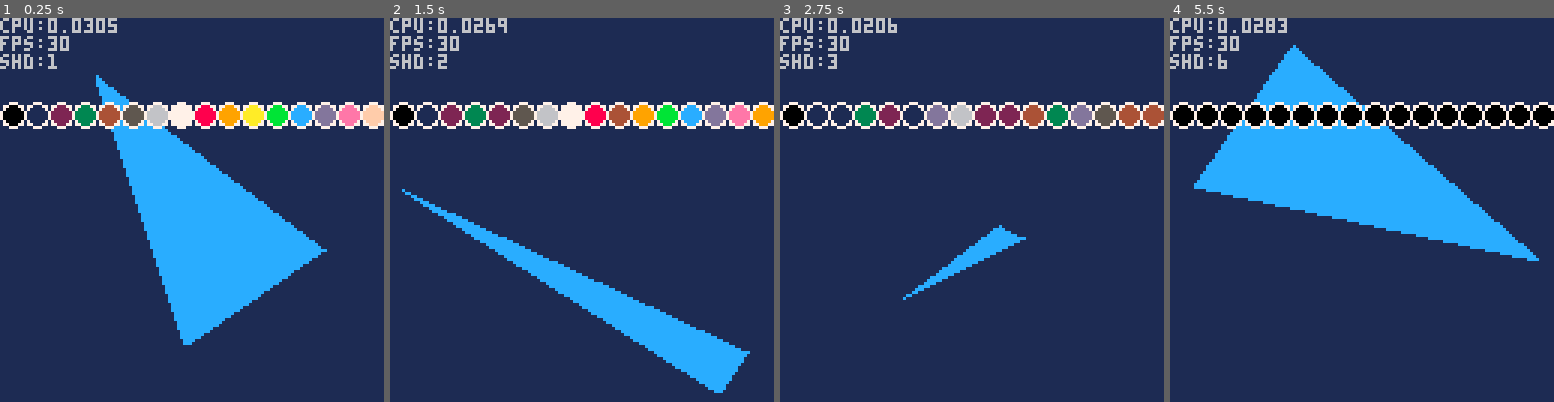
Above: before the commit, frames 1-4 (left to right).
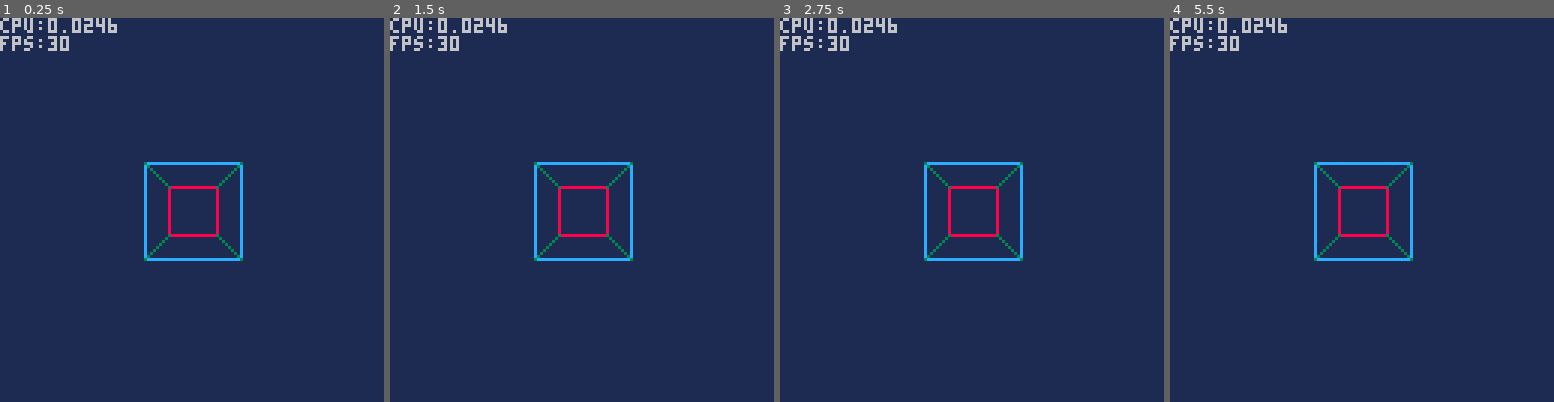
Above: after the commit, the same moments.

Repository: RobertCurry0216/pico-8
Game: PICO-8 cartridge gfs/main.p8
Same seed, same stepped clock (60 frames per second), same inputs: the game is played once before the commit and once after it.
Inputs:
- Up to frame 1 (0.25 s): no input
- Up to frame 2 (1.5 s): no input
- Up to frame 3 (2.75 s): no input
- Up to frame 4 (5.5 s): no input

The runs differ from the first frame. In frame 1, 21% of the frame differs, in the area x 0-100%, y 0-86%; in frame 2, 14%; in frame 3, 7.6%; in frame 4, 24%, in the area x 0-100%, y 0-64%.

Commit message:
prospective projection working

Diff:
--- a/gfs/main.p8
+++ b/gfs/main.p8
@@ -4,54 +4,22 @@
 --componants
 #include math/math.p8
 #include raster/primitaves.p8
+#include raster/camera.p8
 
 function _init()
- p1 = vector:new(40,10)
- p1.delta = vector:new(-1,1)
- p2 = vector:new(100,64)
- p2.delta = vector:new(1,1.5)
- p3 = vector:new(50,100)
- p3.delta = vector:new(1.5,1)
- t = triangle:new(p1,p2,p3,12)
+	c = camera:new()
 end
 
 function _update()
-	for p in all({p1,p2,p3}) do
-		v_update(p, p.delta)
-		if p.x < 0 or p.x > 127 then
-			p.delta.x *= -1
-		end
-		if p.y < 0 or p.y > 127 then
-			p.delta.y *= -1
-		end
-	end
+
 end
 
 function _draw()
 	cls(1)
-	t:render()
-
-	local shade = (flr(time())%6)+1
-
-	for c=0,15 do
-		circfill(
-			4+(8*c),
-			32,
-			3,
-			darken(c,shade)
-		)
-		circ(
-			4+(8*c),
-			32,
-			4,
-			7
-		)
-	end
-
+	c:render()
 	color()
 	print("cpu:"..stat(1))
 	print("fps:"..stat(7))
-	print("shd:"..shade)
 
 end
 
--- /dev/null
+++ b/gfs/raster/camera.p8
@@ -0,0 +1,69 @@
+pico-8 cartridge // http://www.pico-8.com
+version 32
+__lua__
+
+--dependencies
+--[[
+  math.p8
+]]
+
+camera = {
+  __tostring = function(self)
+    return "<camera>"
+  end
+}
+
+function camera:new()
+  --constructor
+  local c = {}
+  setmetatable(c, camera)
+  c.pos = vector:new()
+  c.vwidth = 8
+  c.vheight = 8
+  c.vdepth = 1
+  c.voffset = vector:new(64,64)
+
+  --methods
+  function c:projectvertex(v)
+    local x,y = v.x*self.vdepth/v.z, v.y*self.vdepth/v.z
+    x *= (128/self.vwidth)
+    y *= (128/self.vheight)
+    return vector:new(x,y) + self.voffset
+  end
+
+  function c:renderline(p1,p2,col)
+    local c1 = self:projectvertex(p1)
+    local c2 = self:projectvertex(p2)
+    line(c1.x,c1.y,c2.x,c2.y,col)
+  end
+
+  function c:render()
+    local vAf = vector:new(-1,  1, 1)
+    local vBf = vector:new( 1,  1, 1)
+    local vCf = vector:new( 1, -1, 1)
+    local vDf = vector:new(-1, -1, 1)
+
+    local vAb = vector:new(-1,  1, 2)
+    local vBb = vector:new( 1,  1, 2)
+    local vCb = vector:new( 1, -1, 2)
+    local vDb = vector:new(-1, -1, 2)
+
+    self:renderline(vAf, vBf, 12);
+    self:renderline(vBf, vCf, 12);
+    self:renderline(vCf, vDf, 12);
+    self:renderline(vDf, vAf, 12);
+
+    self:renderline(vAb, vBb, 8);
+    self:renderline(vBb, vCb, 8);
+    self:renderline(vCb, vDb, 8);
+    self:renderline(vDb, vAb, 8);
+
+    self:renderline(vAf, vAb, 3);
+    self:renderline(vBf, vBb, 3);
+    self:renderline(vCf, vCb, 3);
+    self:renderline(vDf, vDb, 3);
+  end
+
+  --end class
+  return c
+end
